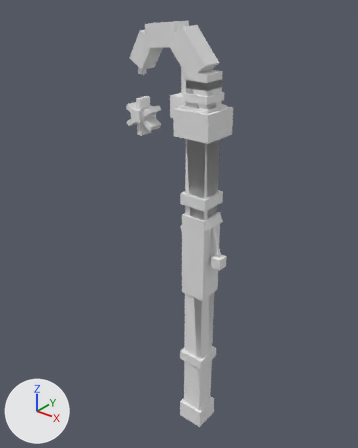
An edit to the OBJ model src/main/resources/assets/ashbound/models/mesh/toadcaller.obj, drawn before and after from the same camera.
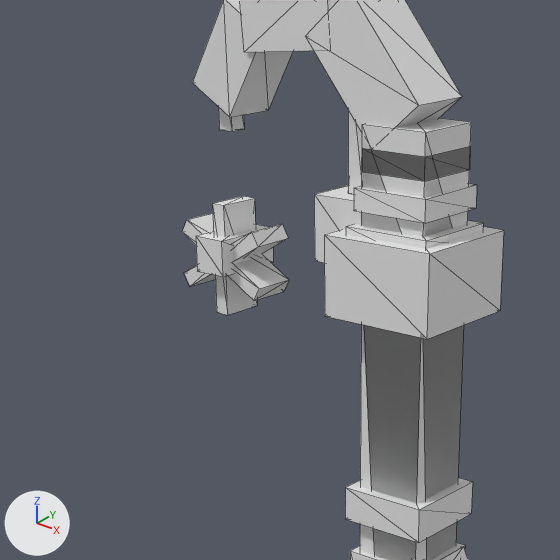
Old and new are each drawn whole from a camera (50 mm lens) standing at (1.946, -2.503, 1.722) and looking at (0.303, -0.448, 0.449) and again close up on the part from 18% to 70% of the width and 7% to 49% of the height. Arrows for +X, +Y and +Z are at lower left; the lights stay in place. The older version's two pictures come first. The close-ups show mesh edges as thin lines. Where no turn or scale is listed for an object, it has been applied to the vertices.

The first close-up shows 'toadcaller'.
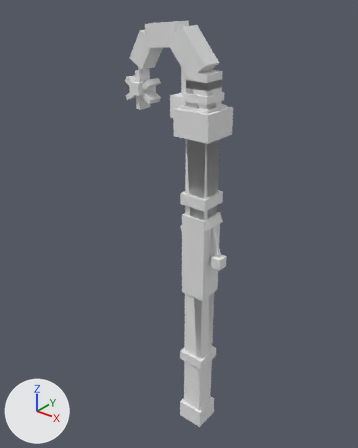
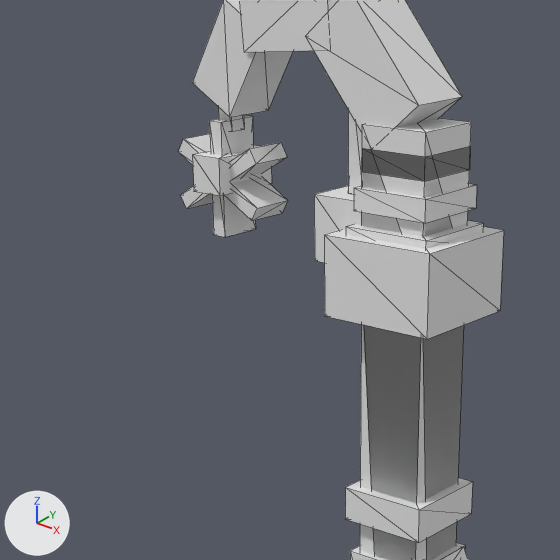
Where the change shows, as pixel boxes (x1, y1, x2, y2) in the close-ups (560 x 560 px; the box of a moved part takes in the faces that stretch with it):
'toadcaller', reshaped
    before: (182, 0, 504, 560)
    after: (179, 0, 504, 560)
part 1 of me_toadcaller, moved or reshaped
    before: (212, 196, 257, 315)
    after: (209, 115, 255, 237)
part 2 of me_toadcaller, moved or reshaped
    before: (182, 213, 289, 301)
    after: (179, 134, 288, 221)
part 3 of me_toadcaller, moved or reshaped
    before: (184, 224, 288, 286)
    after: (180, 142, 287, 209)
part 4 of me_toadcaller, moved or reshaped
    before: (196, 224, 273, 277)
    after: (192, 145, 272, 196)

The change, as a diff of the scene's bpy script:
```diff
--- a/src/main/resources/assets/ashbound/models/mesh/toadcaller.obj.py
+++ b/src/main/resources/assets/ashbound/models/mesh/toadcaller.obj.py
@@ me_toadcaller @@
 me_toadcaller.from_pydata(...)  # 180 vertices, 276 faces; spans x 0.0..0.66, y -0.61..-0.39, z -0.9..1.56
 # used by ob_toadcaller; location = (0.0, 0.0, 0.0)
+# me_toadcaller part 1: the loose piece of 8 vertices spanning x 0.08..0.11, y -0.54..-0.46, z 0.97..1.17 is moved by (0.0, 0.0, 0.14)
+# me_toadcaller part 2: the loose piece of 8 vertices spanning x 0.0..0.19, y -0.54..-0.46, z 1.0..1.13 is moved by (0.0, 0.0, 0.14)
+# me_toadcaller part 3: the loose piece of 8 vertices spanning x 0.0..0.19, y -0.54..-0.46, z 1.0..1.13 is moved by (0.0, 0.0, 0.14)
+# me_toadcaller part 4: the loose piece of 8 vertices spanning x 0.06..0.13, y -0.57..-0.43, z 1.05..1.11 is moved by (0.0, 0.0, 0.14)
 me_toadcaller.materials.append(mat_blade)
```
